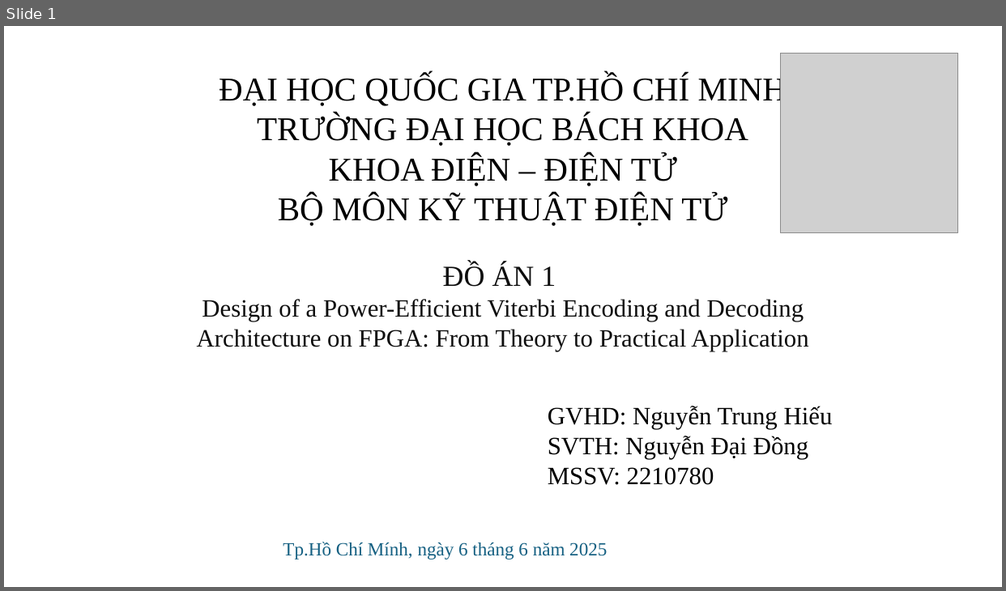
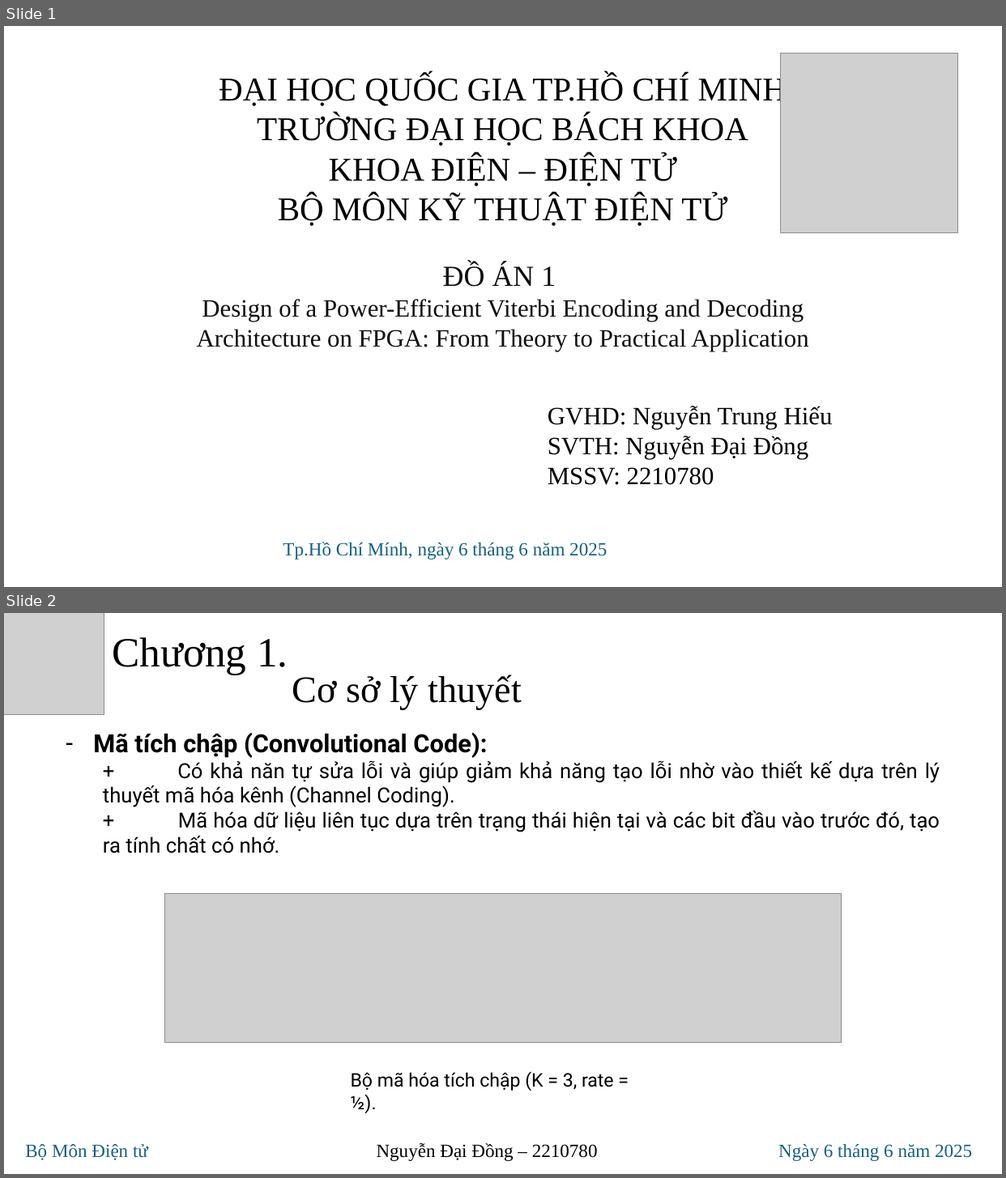
Before and after one commit to Noname-29-lnin/Viterbi_decoder, a slide deck: 20_doc/ppt/NguyenDaiDong-2210780.pptx. Shown one above the other, each under a label of ours: slide 1 before the commit, slides 1 and 2 after it. The pictures are 1006x591 and 1006x1178 pixels, drawn with LibreOffice and Linux fonts; fonts in the diff are those of the drawing; grey boxes stand for pictures. Boxes give left, top, right and bottom in pixels: in the first picture for what was removed or moved away, otherwise in the second. Text is boxed around its words. In the diff, an @@ line names an element or a change of style, - is before the commit and + after.

```diff
--- a/20_doc/ppt/NguyenDaiDong-2210780.pptx
+++ b/20_doc/ppt/NguyenDaiDong-2210780.pptx
@@ slide 2 added at [4, 613, 1002, 1174], background #FFFFFF @@
@@ picture added at [4, 613, 104, 715] @@
@@ text added at [113, 637, 288, 675], 40 pt, text #000000 @@
+Chương 1.
@@ text added at [292, 675, 521, 710], 36 pt, text #000000 @@
+Cơ sở lý thuyết
@@ text added at [93, 733, 940, 854], 20 pt, text #000000 @@
+– Mã tích chập (Convolutional Code):
+  + Có khả năn tự sửa lỗi và giúp giảm khả năng tạo lỗi nhờ vào thiết kế dựa trên lý thuyết mã hóa kênh (Channel Coding).
+  + Mã hóa dữ liệu liên tục dựa trên trạng thái hiện tại và các bit đầu vào trước đó, tạo ra tính chất có nhớ.
@@ picture added at [165, 894, 841, 1043] @@
@@ text added at [351, 1071, 614, 1114], 18 pt, text #000000 @@
+Bộ mã hóa tích chập (K = 3, rate = ½).
@@ text added at [25, 1144, 972, 1161], 18 pt, text #156082 @@
+Bộ Môn Điện tử Nguyễn Đại Đồng – 2210780 Ngày 6 tháng 6 năm 2025
```
Also in this commit, not shown: 5 slides changed, 6 other slides added, 16 other files.
